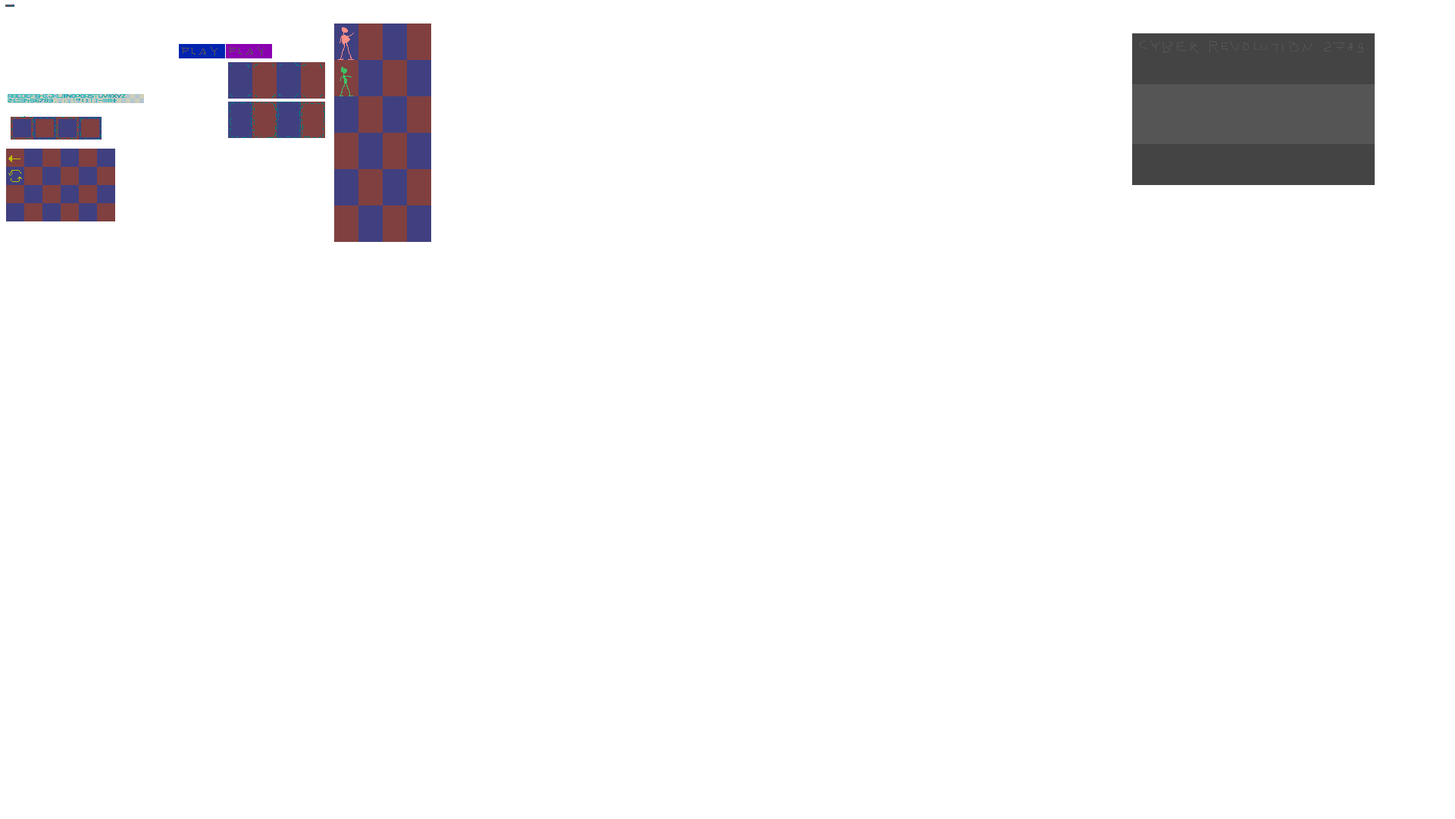
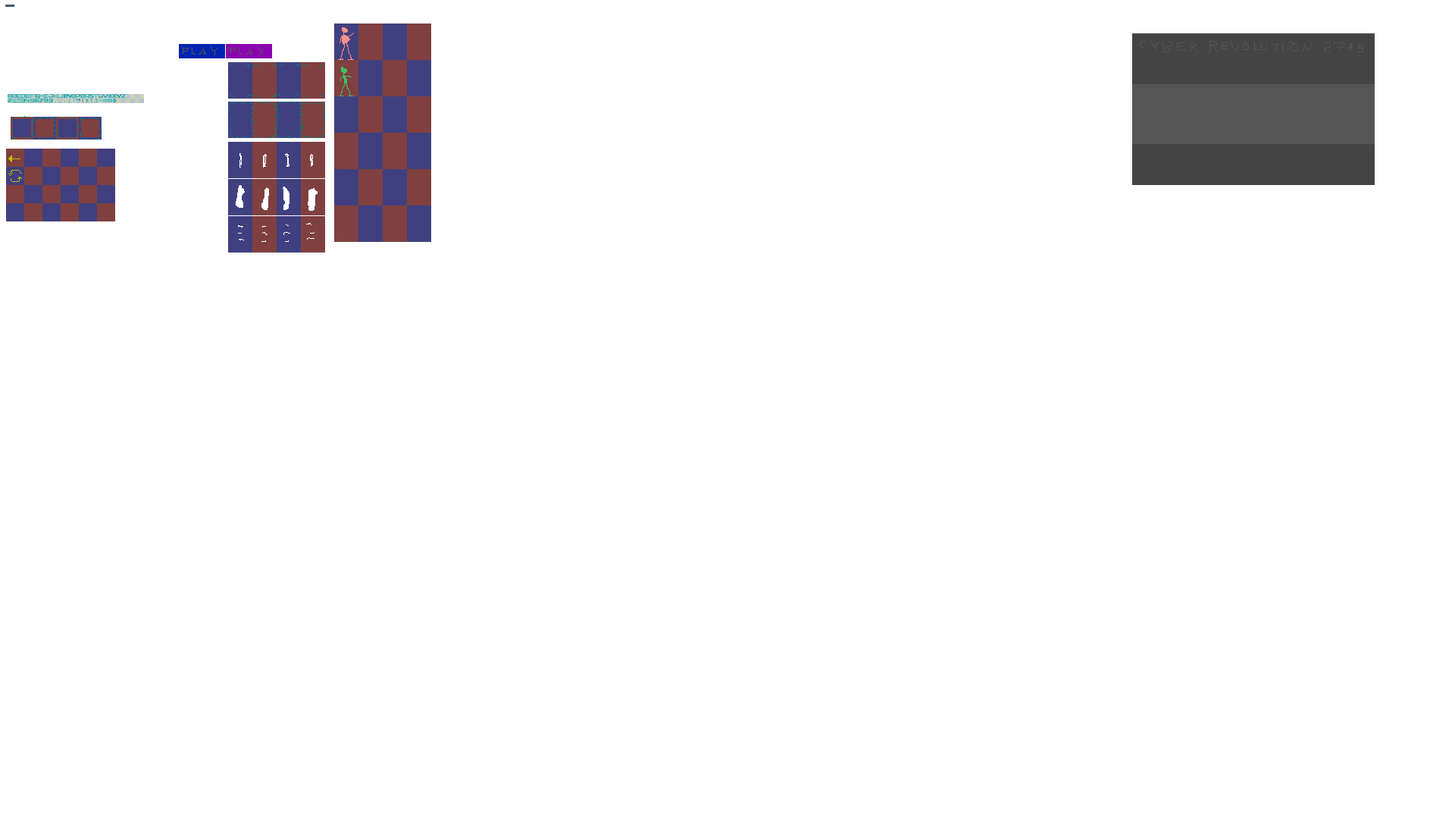
Layer changes from the first 1455×819 image to the second:
painted on "persons" over left=235, top=153, right=318, bottom=242
painted on "helpers" over left=228, top=141, right=326, bottom=253
